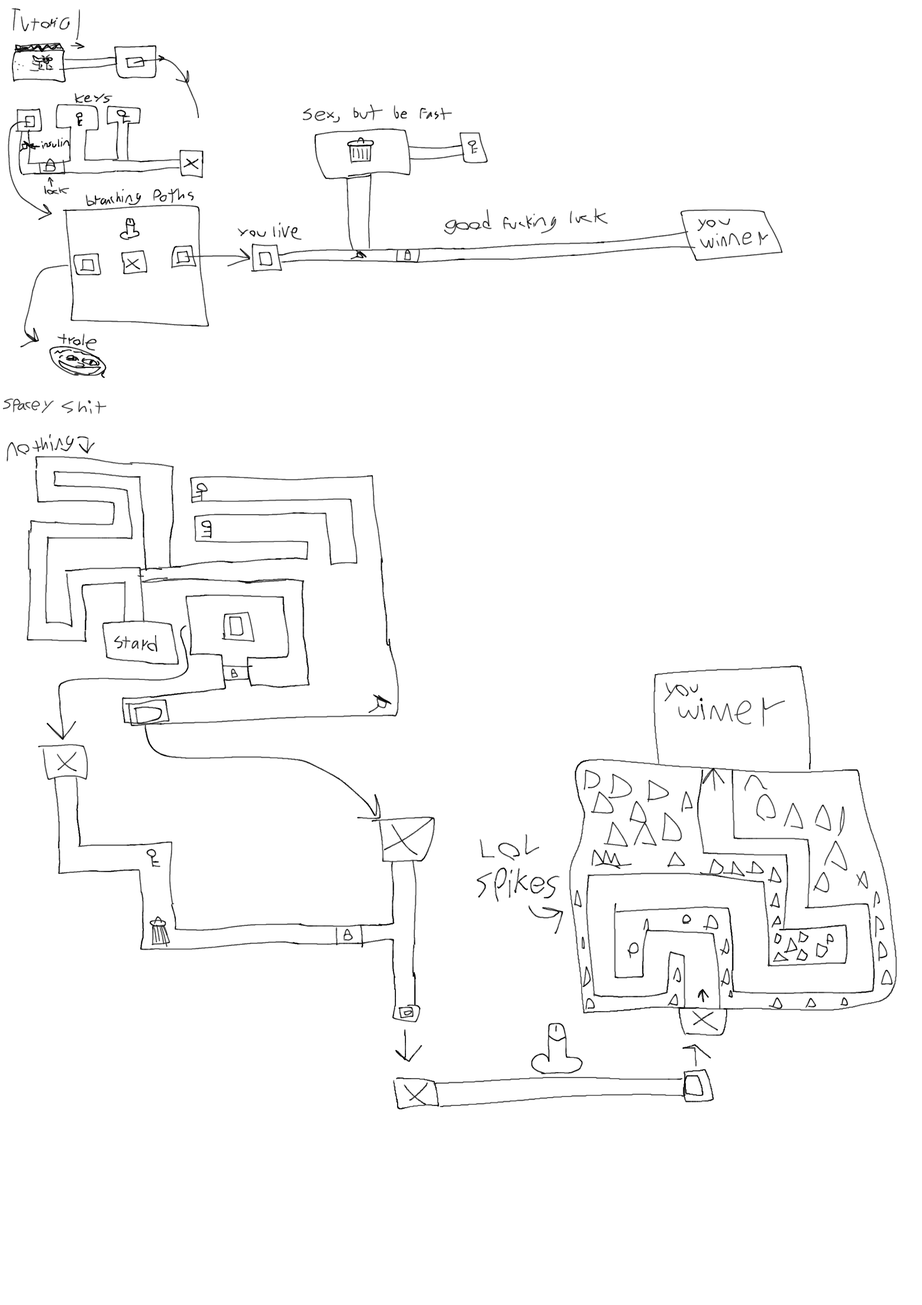
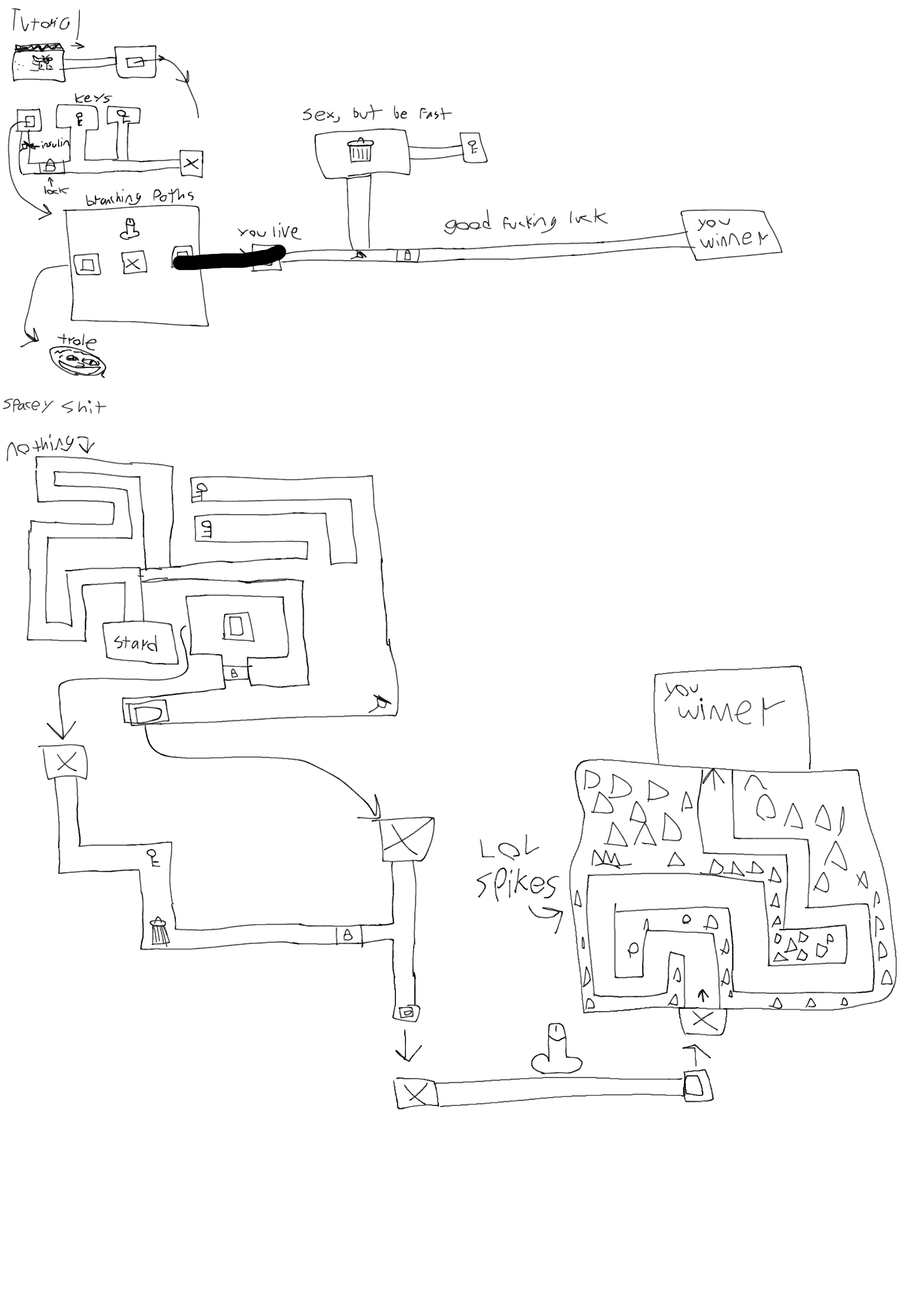
Comparing the layer stacks of the two 922px x 1305px images. Changes:
painted on "Paint Layer 1" over [172, 244, 287, 271]
